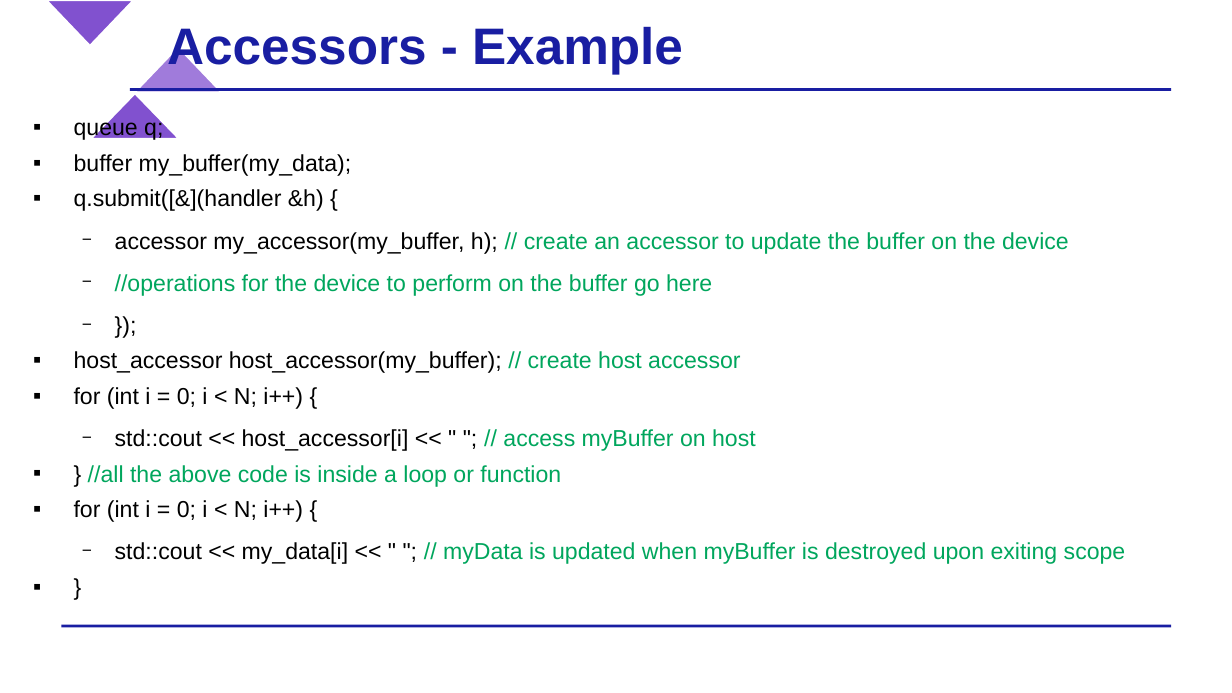
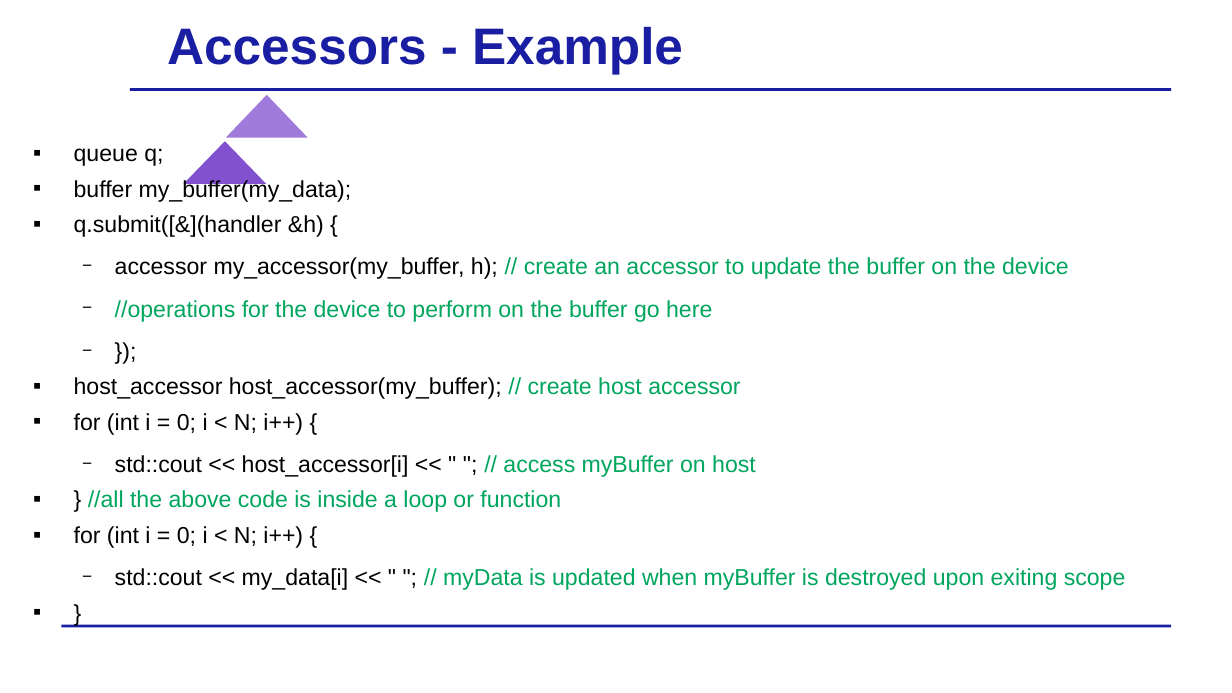
Before and after one commit to BenjaminMFindley/Reconfig-2-SYCL-DPCPP, a slide deck: slide 14 of Slides/SYCL_lecture_combined.pptx. Drawn at 1232x693 pixels with LibreOffice and Linux fonts; fonts in the diff are those of the drawing; background and template pictures are left out. Boxes give left, top, right and bottom in pixels: in the first picture for what was removed or moved away, otherwise in the second. Text is boxed around its words. In the diff, an @@ line names an element or a change of style, - is before the commit and + after.

```diff
--- a/Slides/SYCL_lecture_combined.pptx
+++ b/Slides/SYCL_lecture_combined.pptx
@@ triangle removed at (45,0,134,46) @@
@@ triangle: place and size @@
-triangle at (134,46,223,92)
+triangle at (223,92,311,139)
@@ text "queue q;" rewrapped from (74,117,1126,564) to (74,148,1126,590) @@
@@ triangle: place and size @@
-triangle at (90,92,179,139)
+triangle at (180,140,270,186)
```
Also in this commit, not shown: 28 other slides changed.
